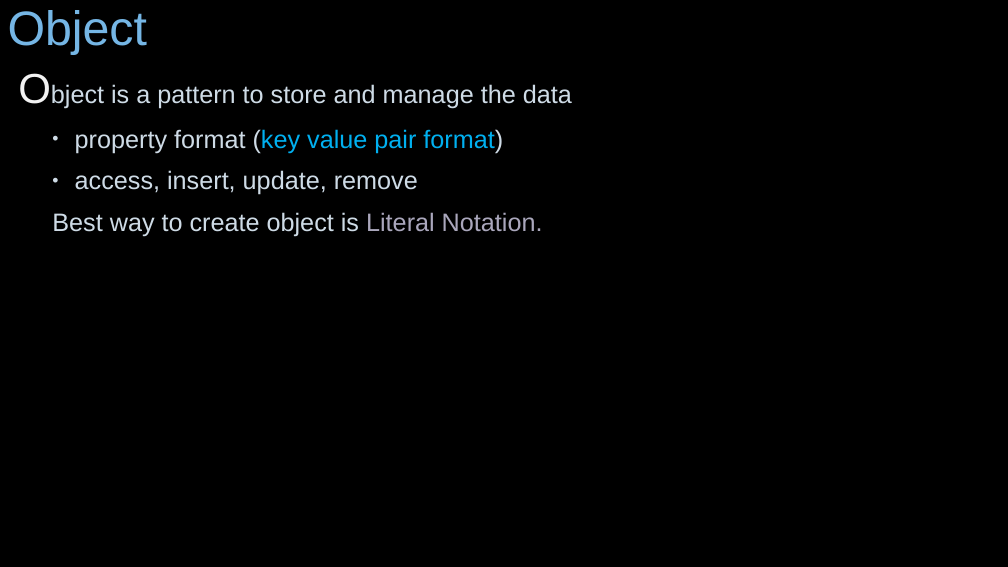
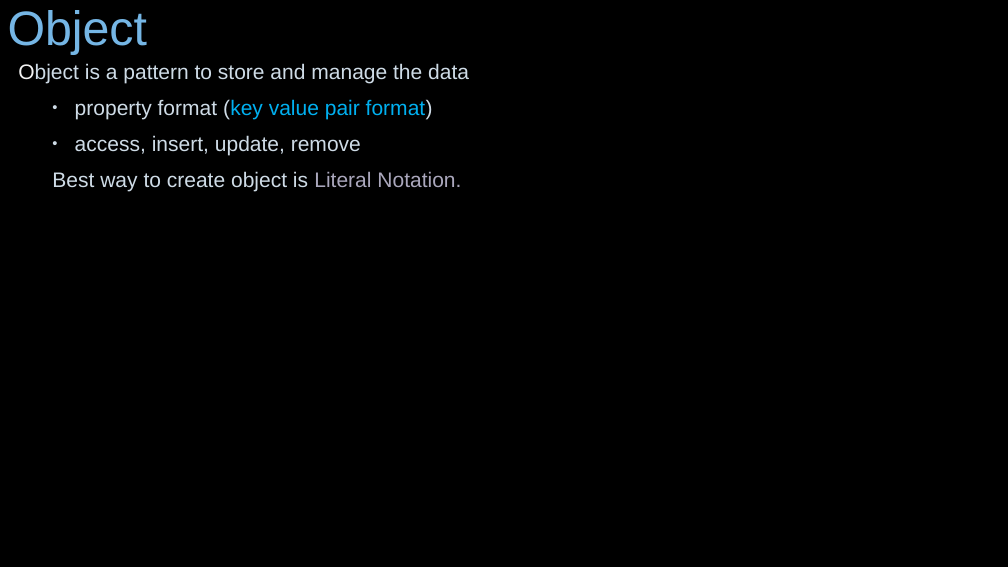
Before and after one commit to JhanaR/mylearnNode, a slide deck: slide 6 of BackEnd - Notes.pptx. Drawn at 1008x567 pixels with LibreOffice and Linux fonts; fonts in the diff are those of the drawing; background and template pictures are left out. Boxes give left, top, right and bottom in pixels: in the first picture for what was removed or moved away, otherwise in the second. Text is boxed around its words. In the diff, an @@ line names an element or a change of style, - is before the commit and + after.

```diff
--- a/BackEnd - Notes.pptx
+++ b/BackEnd - Notes.pptx
@@ text "Object is a pattern to ..." at [18,63,469,191]: size 40 to 20 pt in "Object"; size 24 to 20 pt @@
```
Also in this commit, not shown: 7 other slides changed, 4 slides added, 2 slides removed, 14 other files.
